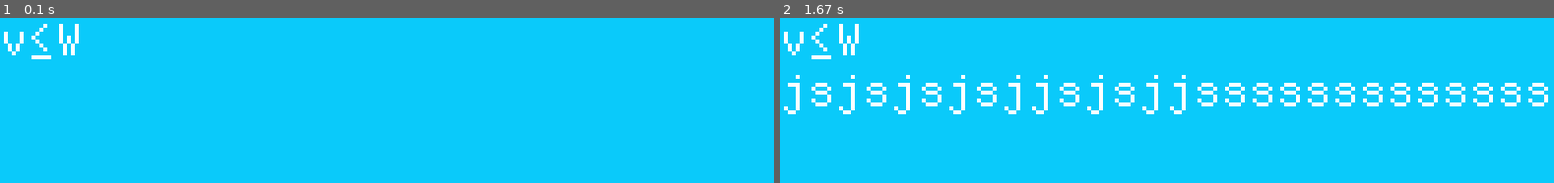
Above: before the commit, frames 1-2 (left to right).
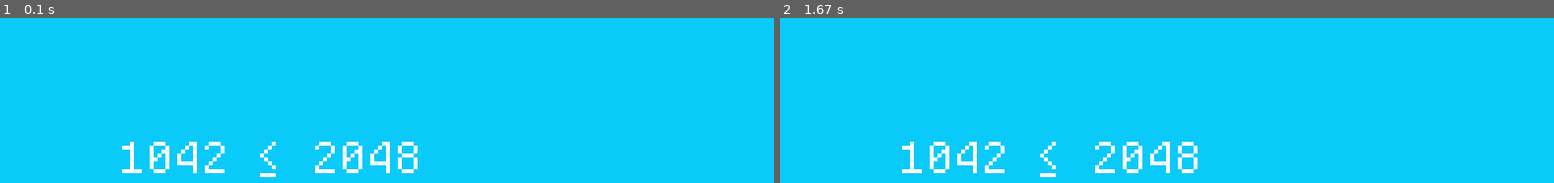
Above: after the commit, the same moments.

Repository: jack-meyer-garvey/Four-Space
Game: pygame game, started from PyGameImplementation.py
Same seed, same stepped clock (60 frames per second), same inputs: the game is played once before the commit and once after it.
Inputs:
- Up to frame 1 (0.1 s): no input
- Up to frame 2 (1.67 s): tap Enter at 0.33 s

The runs differ from the first frame. In frame 1, 2.3% of the frame differs, in the area x 0-54%, y 3-97%; in frame 2, 7.0%, in the area x 0-100%, y 3-97%.

Commit message:
Bonk Bop

Diff:
--- a/PyGameImplementation.py
+++ b/PyGameImplementation.py
@@ -34,8 +34,12 @@
                    'w': 23830070468902912, 'x': 19228539665022976, 'y': 19291005639590960,
                    'z': 34920768539164672, '.': 16908288, ',': 16910336, '?': 260705518998341681152,
                    '!': 74367976108166610944, '(':4797315458791173652992, ')': 18963543407680091719680,
-                   "'": 74367940646769000448, "=": 272695526686720, "<": 292805448346697728, ">": 1157442766230519808,
-                   "ge": 148152674077506543360, "le": 37479097388377317120}
+                   "'": 74367940646769000448, "=": 272695526686720, "<": 292805448346697728,
+                   ">": 1157442766230519808, "ge": 148152674077506539264, "le": 37479097388377316864,
+                   "0": 260725953772592234496, "1": 77826740622004813824, "2": 260705519000557158400,
+                   "3": 260705553975016357888, "4": 56071091979129225216, "5": 574173187644838051840,
+                   "6": 260722654687953092608, "7": 571994325244371533824, "8": 260723639850371579904,
+                   "9": 260723666092621758464}
 
     def __init__(self, screen_size, pixel_size, main_canvas, background_color=707322):
         self.screen_size = screen_size
@@ -113,7 +117,6 @@
             letter += 1
 
 
-
 class Contexts:
     def __init__(self):
         self.defined_symbols = set()
@@ -121,6 +124,7 @@
 
     def symbol_to_meaning(self, symbol):
         return self.symbolMeaning[PixelGrid.binary_font[symbol]]
+
 
 class Judgements:
     def __init__(self, context):
@@ -141,6 +145,7 @@
     def __init__(self, context, Type1, Type2):
         super().__init__(context)
 
+
 class TermEquality(Judgements):
     def __init__(self, context, Term1, Term2, Type):
         self.Term1 = Term1
@@ -152,6 +157,7 @@
 class InferenceRules:
     def __init__(self):
         pass
+
 
 class ComputationRules:
     def __init__(self):
@@ -167,7 +173,8 @@
 
 n = 4
 canvas = PixelGrid(size, n, hoi)
-canvas.draw_text('v<le>W', 0, 0)
+canvas.draw_text('1042 <le> 2048', 30, 30)
+
 
 
 while running:
@@ -175,8 +182,7 @@
         if event.type == pygame.QUIT:
             running = False
         if event.type == pygame.KEYDOWN:
-            canvas.draw_text(
-                'jsjsjsjsjjsjsjjsssssssssssss', 0, 13)
+            pass
 
     canvas.apply_layers()
     pygame.surfarray.blit_array(screen, hoi)
